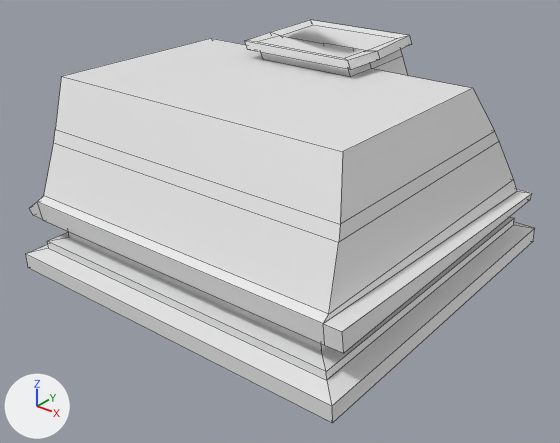
The FBX model Assets/ART/MESHES/Archi/Buildings/SM_BuildingRoof_01.fbx, before and after one commit.
Camera for both pictures: a 50 mm camera at (8.46, -10.87, 6.29) aimed at (0.07, -0.38, -0.22). Every picture has the same lights, and +X, +Y and +Z are marked at lower left. Mesh edges are drawn as thin lines. Where no turn or scale is listed for an object, it has been applied to the vertices. Vertices at the same position are counted once.

Objects in the first picture: 'SM_BuildingRoof_01'.
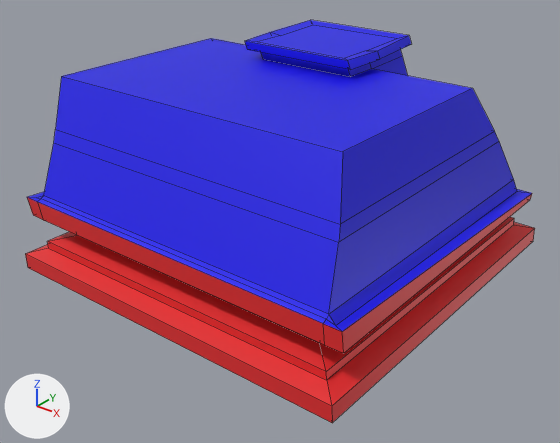
What the commit changed:
Material 'M_Roof_Concrete' (mat_m_roof_concrete) is new.
Its base color is (0.8, 0.025, 0.028) (red #e72c2f).
Material 'M_Roof_Tiles' (mat_m_roof_tiles) is new.
Its base color is (0.00703, 0.00387, 0.8) (blue #140de7).
me_sm_buildingroof_01_004 is used by ob_sm_buildingroof_01; location (0.0, 0.0, 0.0).
me_sm_buildingroof_01_004 had 166 vertices, 154 faces and spanned x -4.05..3.6, y -3.61..3.62, z -1.11..2.68.
me_sm_buildingroof_01_004 now has 162 vertices, 149 faces and spans x -4.05..3.6, y -3.61..3.62, z -1.11..2.68.
Part 1, on me_sm_buildingroof_01_004:
1 vertex is removed from x -3.76, y -3.29, z 0.01.
7 faces are deleted.
8 vertices move from x -3.09..2.97, y -2.99..3.03, z -0.82..-0.14 to x -2.66..2.55, y -2.57..2.6, z -0.77..-0.19.
5 vertices are added at (-3.8, -3.29, 0.23), (-3.64, -3.19, 0.22), (3.34, -3.22, 0.22), (3.17, -3.21, 0.25), (-3.48, -3.21, 0.25).
10 new faces join them, mat_m_roof_tiles (blue #140de7).
3 new faces join them, mat_m_roof_concrete (red #e72c2f).
Part 2, on me_sm_buildingroof_01_004:
8 vertices are removed from x -1.69..-0.05, y 2.22, z 2.43..2.6.
12 faces are deleted.
1 new face joins them, mat_m_roof_tiles (blue #140de7).
me_sm_buildingroof_01_004 part 3: 92 faces spanning x -4.05..3.45, y -3.13..3.62, z -0.06..2.68 switch from no material to mat_m_roof_tiles (blue #140de7).
me_sm_buildingroof_01_004 part 4: 43 faces spanning x -3.71..3.6, y -3.61..3.62, z -1.11..0.23 switch from no material to mat_m_roof_concrete (red #e72c2f).

Location of each change, (x1, y1, x2, y2) in pixels of the pictures (560 x 443 px):
part 1 of me_sm_buildingroof_01_004, built on
    before: (29, 180, 532, 350)
    after: (27, 180, 532, 331)
part 2 of me_sm_buildingroof_01_004, cut back
    both: (259, 25, 397, 58)
part 3 of me_sm_buildingroof_01_004, recoloured (white to blue)
    both: (44, 20, 530, 314)
part 4 of me_sm_buildingroof_01_004, recoloured (grey to red)
    both: (25, 194, 535, 423)
